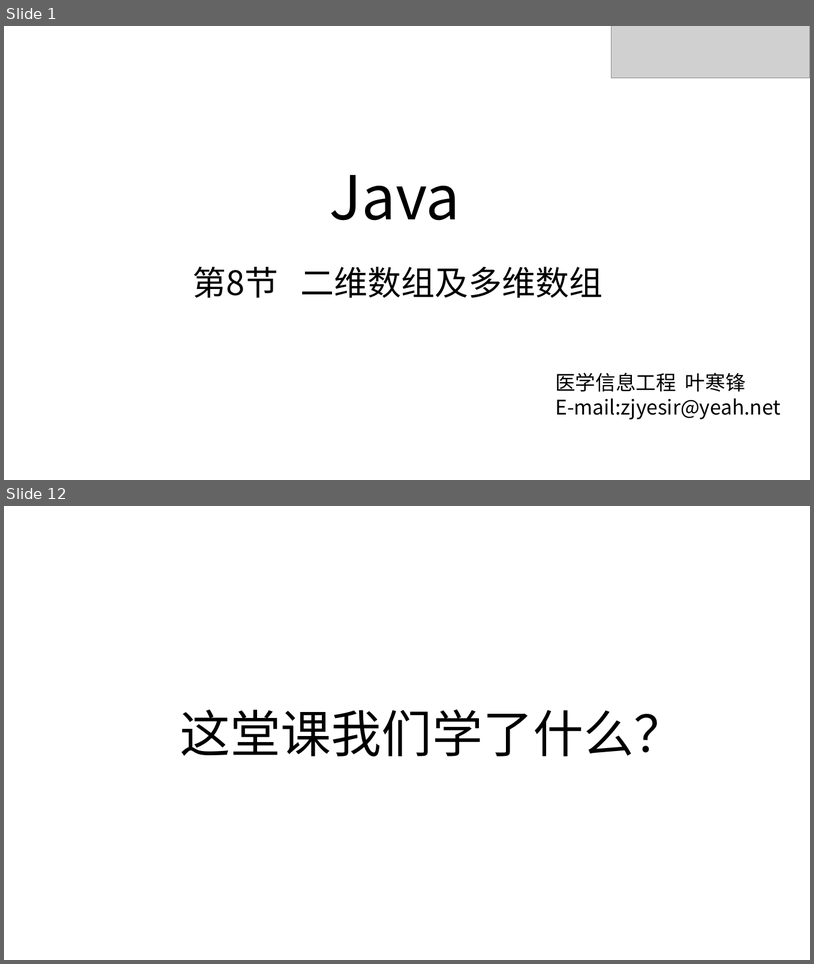
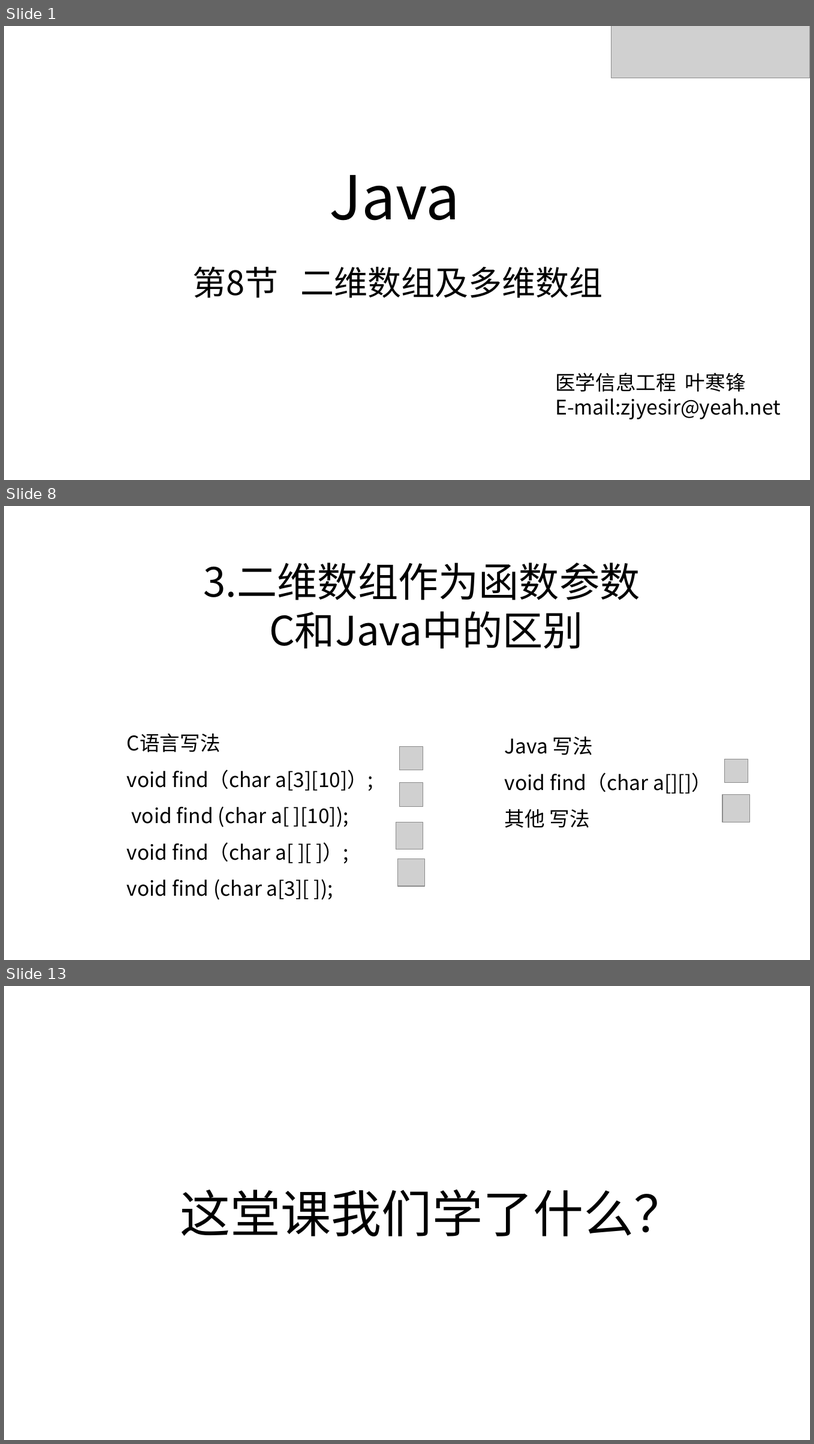
Before and after one commit to zjyesir/hmc_java_1, a slide deck: ppt/8. 二维数组.pptx. Shown one above the other, each under a label of ours: slides 1 and 12 before the commit, slides 1, 8 and 13 after it; the slides between them are not shown. The pictures are 814x964 and 814x1444 pixels, drawn with LibreOffice and Linux fonts; fonts in the diff are those of the drawing; grey boxes stand for pictures; background and template pictures are left out. Boxes give left, top, right and bottom in pixels: in the first picture for what was removed or moved away, otherwise in the second. Text is boxed around its words. In the diff, an @@ line names an element or a change of style, - is before the commit and + after.

Commit message:
二维数组 ppt完成

```diff
--- a/ppt/8. 二维数组.pptx
+++ b/ppt/8. 二维数组.pptx
@@ slide 8 added at (x1=4, y1=506, x2=810, y2=960), background picture (left out) @@
@@ text added at (x1=204, y1=562, x2=641, y2=649), 48 pt, text #000000 @@
+3.二维数组作为函数参数
+C和Java中的区别
@@ text added at (x1=127, y1=733, x2=373, y2=900), 24 pt, text #000000 @@
+C语言写法
+void find（char a[3][10]）;
+void find (char a[ ][10]);
+void find（char a[ ][ ]）;
+void find (char a[3][ ]);
@@ text added at (x1=505, y1=736, x2=712, y2=828), 24 pt, text #000000 @@
+Java 写法
+void find（char a[][]）
+其他 写法
@@ picture added at (x1=399, y1=746, x2=423, y2=770) @@
@@ picture added at (x1=725, y1=759, x2=749, y2=783) @@
@@ picture added at (x1=399, y1=783, x2=423, y2=806) @@
@@ picture added at (x1=723, y1=795, x2=750, y2=822) @@
@@ picture added at (x1=396, y1=822, x2=423, y2=849) @@
@@ picture added at (x1=398, y1=859, x2=425, y2=886) @@
@@ what was slide 12 is now slide 13 @@
```
Also in this commit, not shown: 1 slide changed, 9 other slides added, 9 slides removed, 2 other files.
